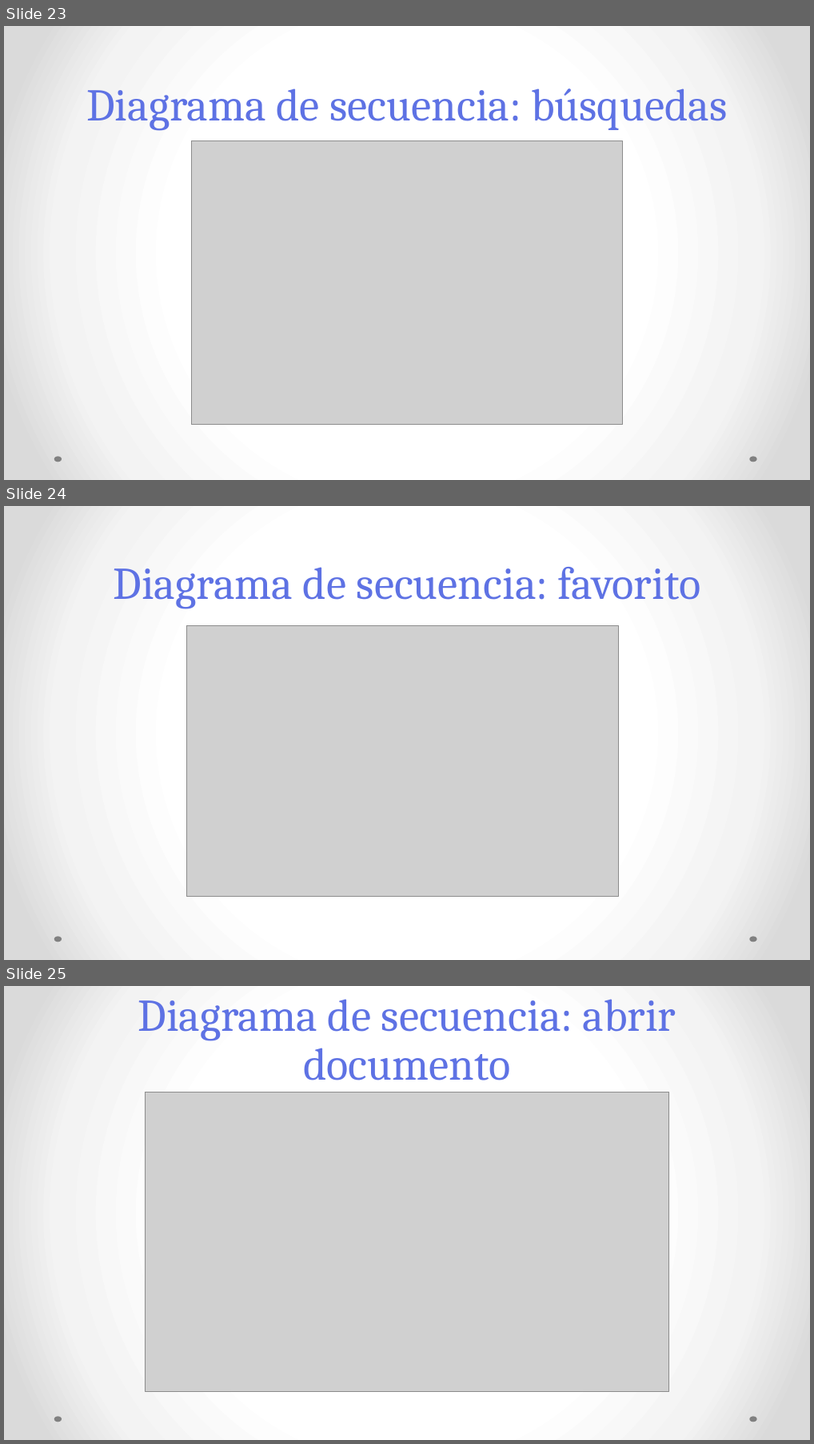
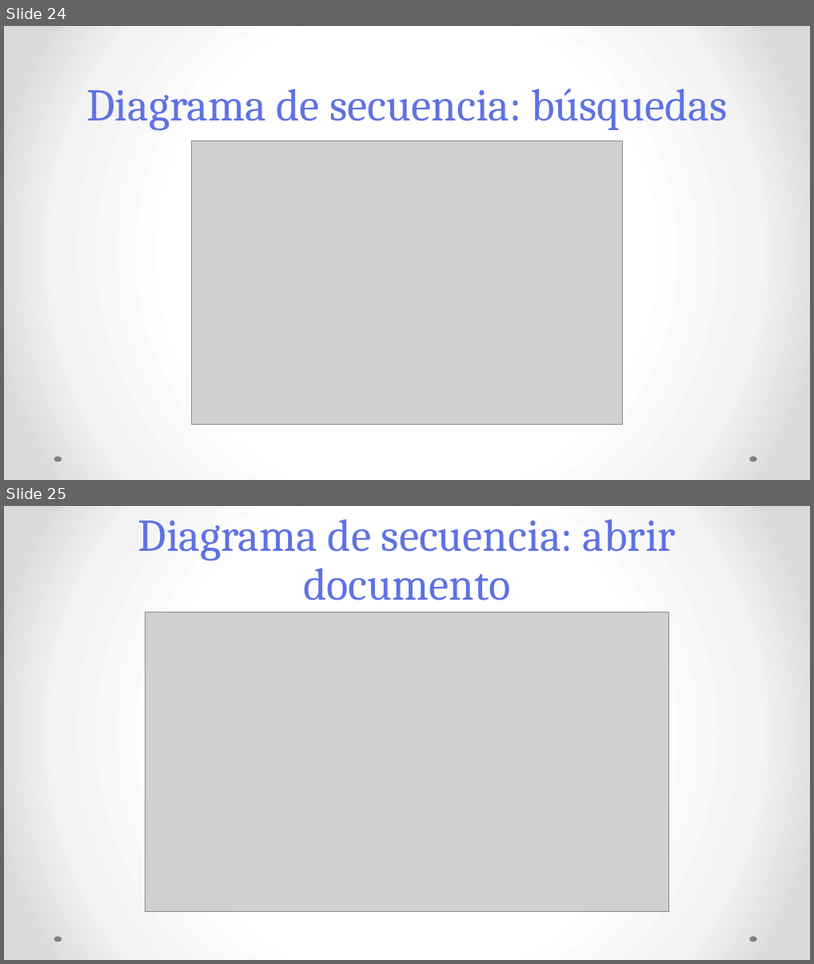
Before and after one commit to ThelmaLemus/Law, a slide deck: Lawbrary2.pptx. Shown one above the other, each under a label of ours: slides 23, 24 and 25 before the commit, slides 24 and 25 after it. The pictures are 814x1444 and 814x964 pixels, drawn with LibreOffice and Linux fonts; fonts in the diff are those of the drawing; grey boxes stand for pictures. Boxes give left, top, right and bottom in pixels: in the first picture for what was removed or moved away, otherwise in the second. Text is boxed around its words. In the diff, an @@ line names an element or a change of style, - is before the commit and + after.

```diff
--- a/Lawbrary2.pptx
+++ b/Lawbrary2.pptx
@@ slide 24 removed at bbox=[4, 506, 810, 960], background gradient #FFFFFF to #F4F4F4 to #DADADA; not listed: 2 template elements that a slide beside it also shows @@
@@ title removed at bbox=[114, 567, 702, 609] @@
-Diagrama de secuencia: favorito
@@ picture removed at bbox=[186, 625, 618, 896] @@
@@ what was slide 23 is now slide 24 @@
```
Also in this commit, not shown: 1 slide added, 1 other slide removed, 2 other files.
